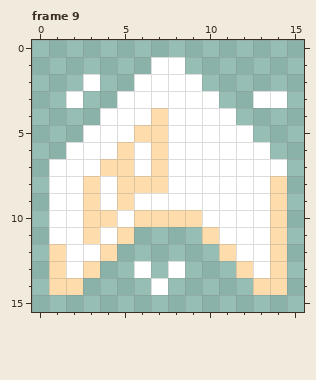
Two versions of one pixel-art file, assets/animations/coppertoironfin.ase. The picture above was drawn from the file before the commit.
16x16 pixels, 14 frames. Colours within 5 levels of each other are drawn and written as one. Shown: frame 9. The commit also changed other frames, which this record leaves out.
Once edited:
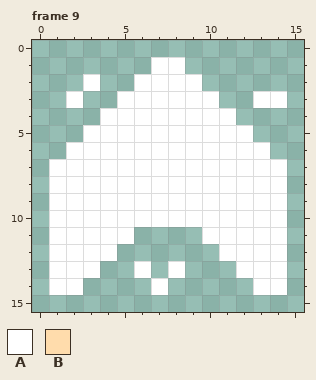
Palette (. is transparent): A #ffffff  B #ffdcac
Diff:
Changed rows in their new state; - is an unchanged pixel.
Frame 9:
first column x 1:
 4 ------A-------
 5 -----AA-------
 6 ----A-A-------
 7 ---AA-A-------
 8 --A-AAA------A
 9 --A-A--------A
10 --AA-AAAA----A
11 --A-A----A---A
12 A--A------A--A
13 A-A--------A-A
14 AA----------AA
